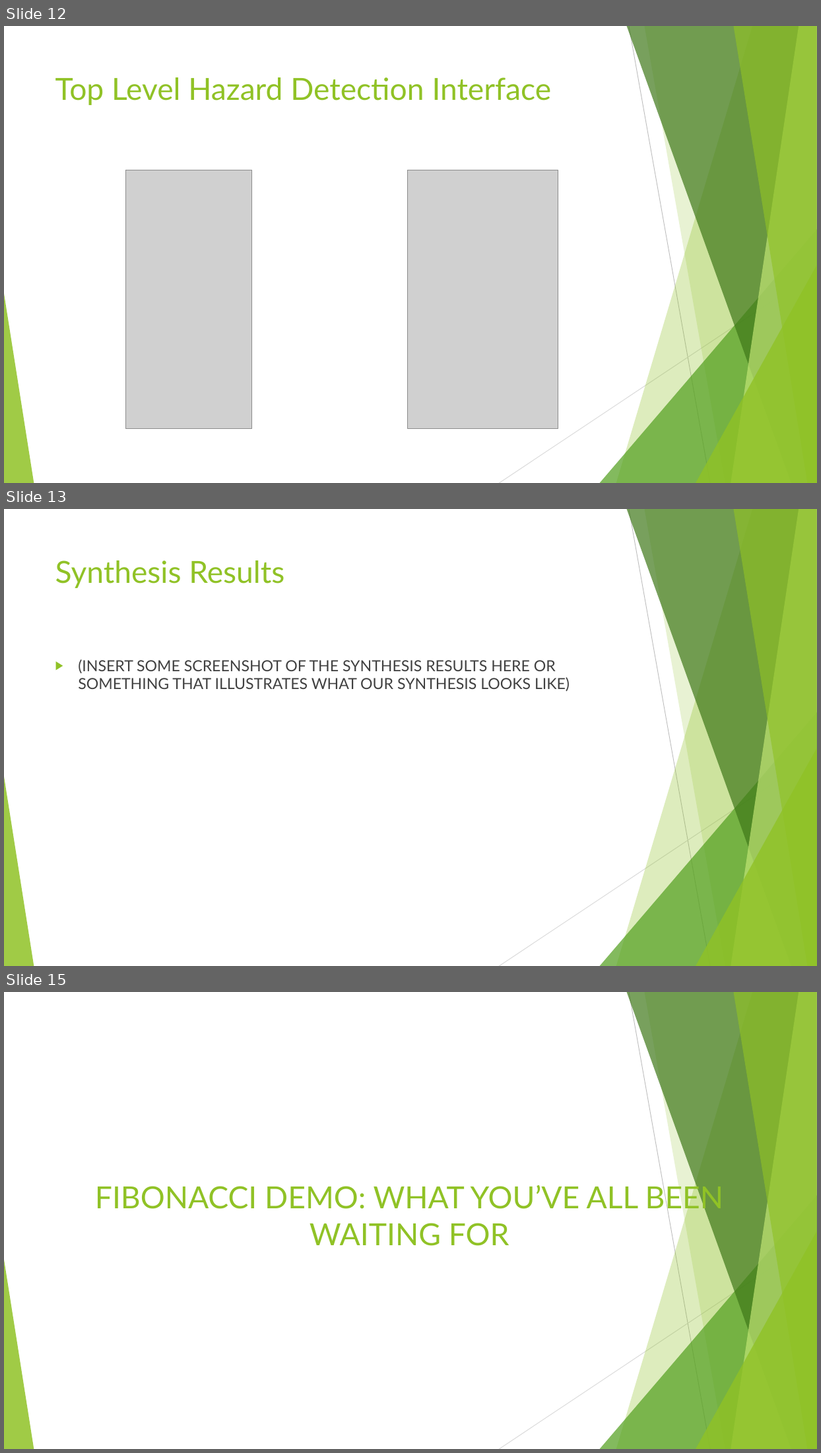
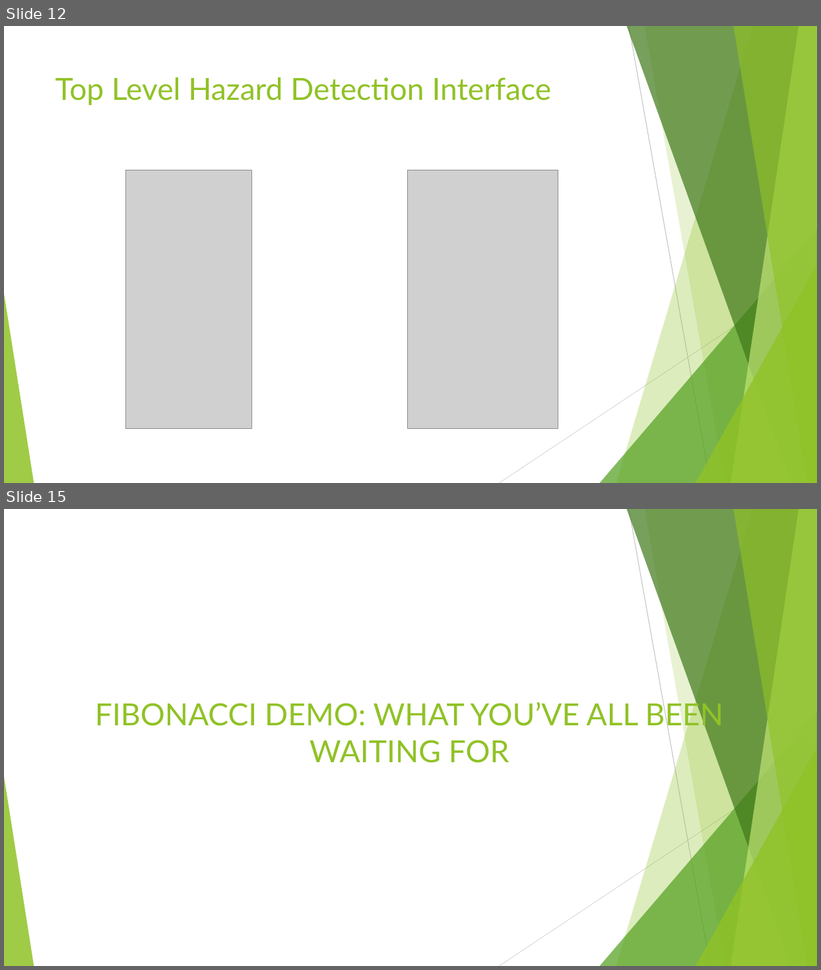
Before and after one commit to bpeynetti/362Project, a slide deck: Pipelined Processor Demo.pptx. Shown one above the other, each under a label of ours: slides 12, 13 and 15 before the commit, slides 12 and 15 after it; the slides between them are not shown. The pictures are 821x1453 and 821x970 pixels, drawn with LibreOffice and Linux fonts; fonts in the diff are those of the drawing; grey boxes stand for pictures. Boxes give left, top, right and bottom in pixels: in the first picture for what was removed or moved away, otherwise in the second. Text is boxed around its words. In the diff, an @@ line names an element or a change of style, - is before the commit and + after.

```diff
--- a/Pipelined Processor Demo.pptx
+++ b/Pipelined Processor Demo.pptx
@@ slide 13 removed at box(4, 509, 817, 966), background #FFFFFF; not listed: 10 template elements that a slide beside it also shows @@
@@ title removed at box(55, 560, 284, 588) @@
-Synthesis Results
@@ text removed at box(78, 659, 570, 691) @@
-▶ (INSERT SOME SCREENSHOT OF THE SYNTHESIS RESULTS HERE OR SOMETHING THAT ILLUSTRATES WHAT OUR SYNTHESIS LOOKS LIKE)
```
Also in this commit, not shown: 7 slides changed, 1 slide added, 34 other files.
